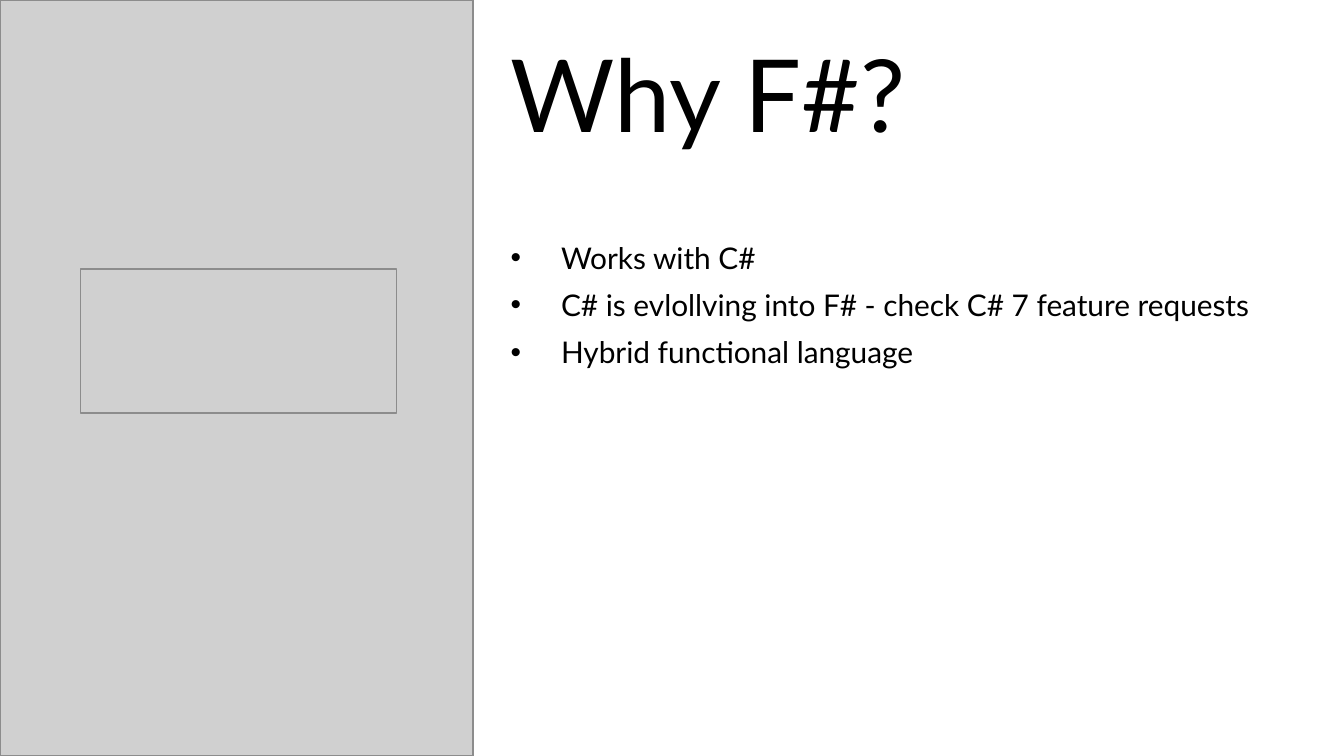
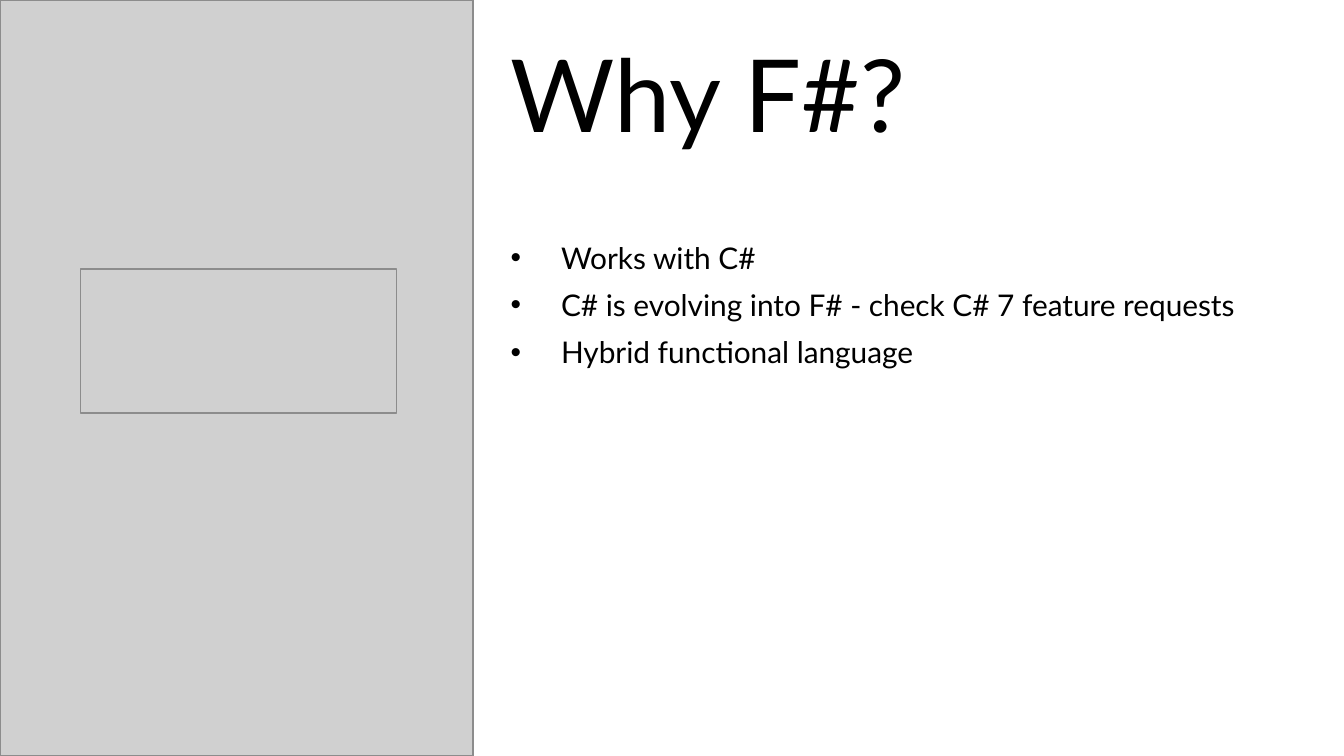
Before and after one commit to tomaszpolanski/whyfsharp, a slide deck: slide 13 of Why learn.pptx. Drawn at 1344x756 pixels with LibreOffice and Linux fonts; fonts in the diff are those of the drawing; grey boxes stand for pictures; background and template pictures are left out. Boxes give left, top, right and bottom in pixels: in the first picture for what was removed or moved away, otherwise in the second. Text is boxed around its words. In the diff, an @@ line names an element or a change of style, - is before the commit and + after.

Commit message:
Fixed presentation typo

```diff
--- a/Why learn.pptx
+++ b/Why learn.pptx
@@ text at (561, 294, 1234, 322): text changed @@
-• C# is evlollving into F# - check C# 7 feature requests
+• C# is evolving into F# - check C# 7 feature requests
```
